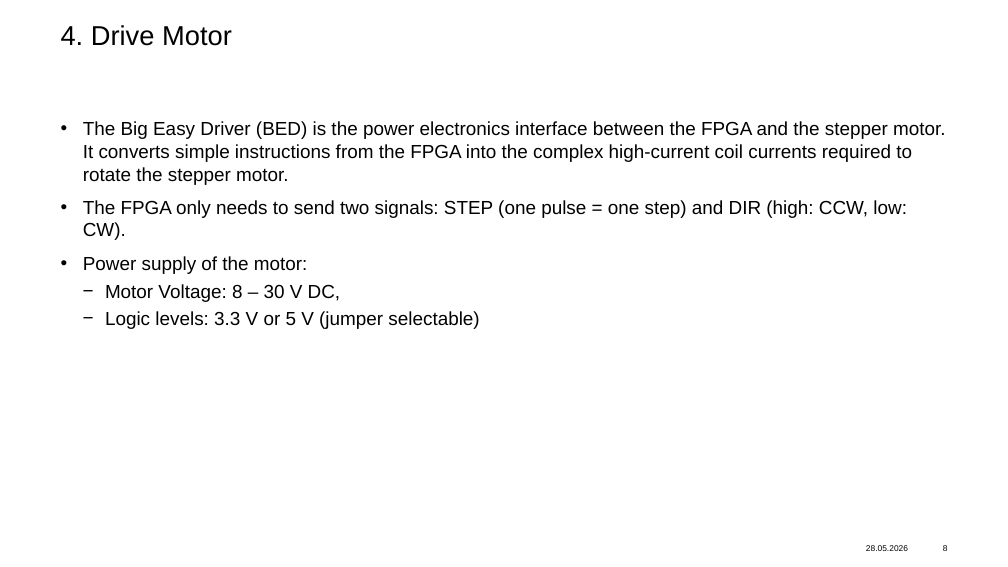
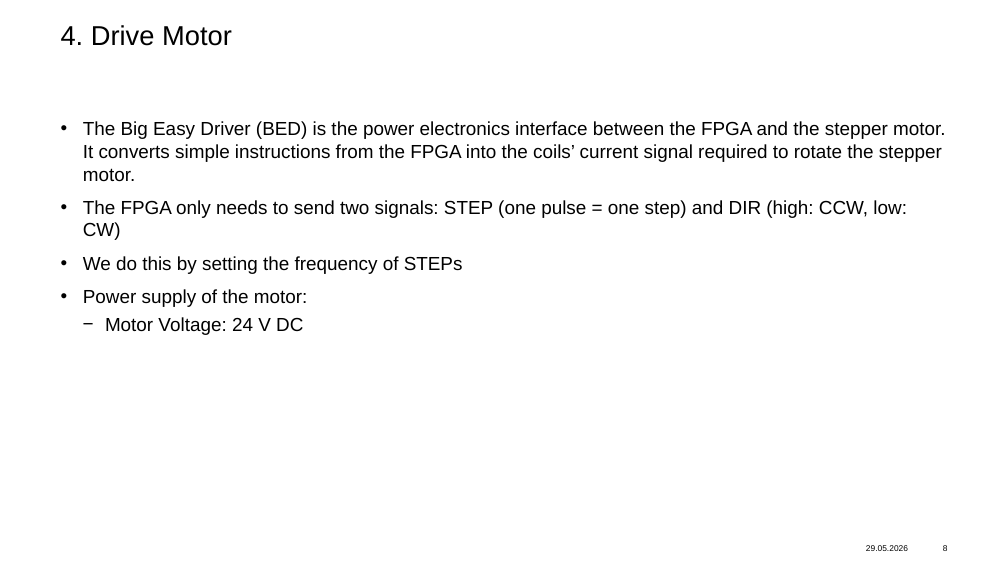
Before and after one commit to nrupf/furuta_pendulum, a slide deck: slide 8 of presentation/Furuta Pendulum.pptx. Drawn at 1008x567 pixels with LibreOffice and Linux fonts; fonts in the diff are those of the drawing; background and template pictures are left out. Boxes give left, top, right and bottom in pixels: in the first picture for what was removed or moved away, otherwise in the second. Text is boxed around its words. In the diff, an @@ line names an element or a change of style, - is before the commit and + after.

Commit message:
update presentation

```diff
--- a/presentation/Furuta Pendulum.pptx
+++ b/presentation/Furuta Pendulum.pptx
@@ text at (x1=83, y1=121, x2=945, y2=274): text changed @@
-• The Big Easy Driver (BED) is the power electronics interface between the FPGA and the stepper motor. It converts simple instructions from the FPGA into the complex high-current coil currents required to rotate the stepper motor.
-• The FPGA only needs to send two signals: STEP (one pulse = one step) and DIR (high: CCW, low: CW).
+• The Big Easy Driver (BED) is the power electronics interface between the FPGA and the stepper motor. It converts simple instructions from the FPGA into the coils’ current signal required to rotate the stepper motor.
+• The FPGA only needs to send two signals: STEP (one pulse = one step) and DIR (high: CCW, low: CW)
+• We do this by setting the frequency of STEPs
@@ text at (x1=105, y1=317, x2=303, y2=335): text changed @@
-  − Motor Voltage: 8 – 30 V DC,
-  − Logic levels: 3.3 V or 5 V (jumper selectable)
+  − Motor Voltage: 24 V DC
```
Also in this commit, not shown: 9 other slides changed, 1 other file.
